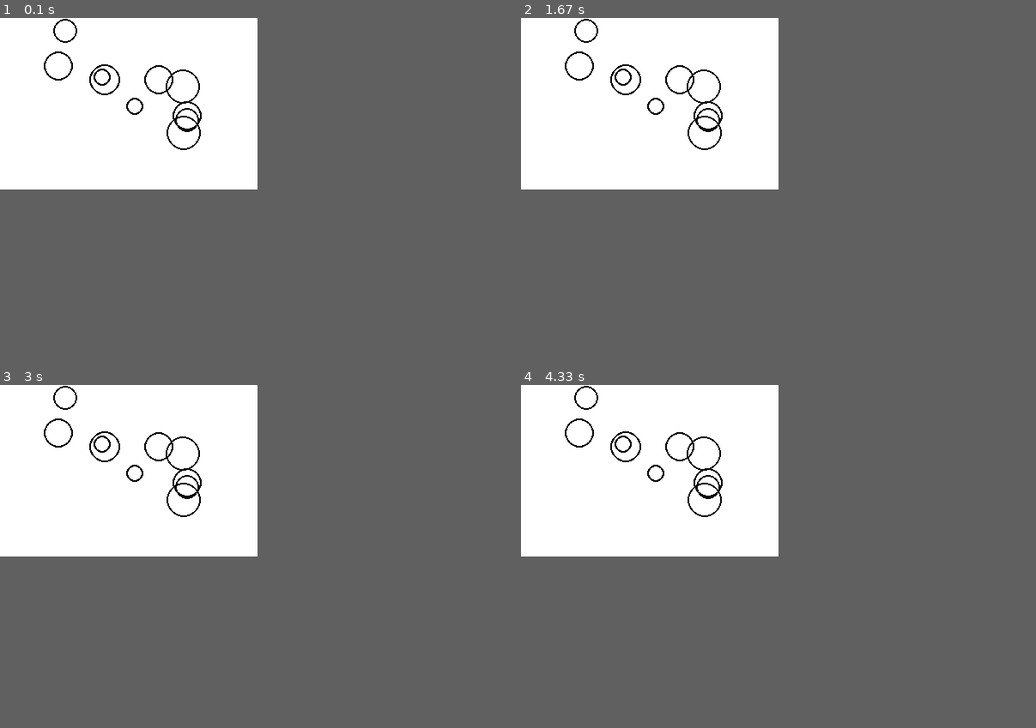
Above: before the commit, frames 1-4 (two rows, left to right).
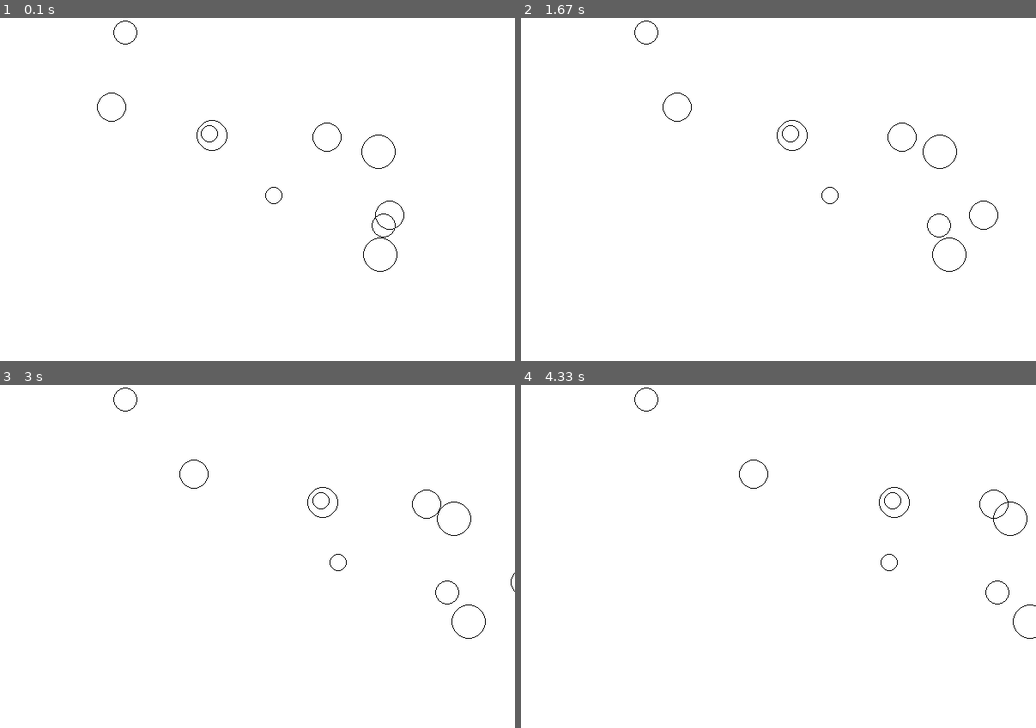
Above: after the commit, the same moments.

Repository: shantanu404/pygame-physics
Game: pygame game, started from main.py
Two runs of this game, one before a commit and one after it. Both use one fixed random seed, a clock stepped at 60 frames per second and the inputs below.
Inputs:
- Up to frame 1 (0.1 s): no input
- Up to frame 2 (1.67 s): no input
- Up to frame 3 (3 s): no input
- Up to frame 4 (4.33 s): no input
The window is 300x200 before the commit and 600x400 after it. Grey fills any space a smaller window leaves; there, only what the larger window draws over its background counts as a difference.

The runs differ from the first frame. In frame 1, 1.0% of the frame differs, in the area x 8-79%, y 0-74%; in frame 2, 1.0%; in frame 3, 1.0%; in frame 4, 1.0%.

Commit message:
Tutorial 4 - Random movement and speed

Diff:
--- a/main.py
+++ b/main.py
@@ -1,15 +1,15 @@
+import math
 import random
 import pygame
 import particle
 
 
 background_color = (255, 255, 255)
-(width, height) = (300, 200)
+(width, height) = (600, 400)
 
 def main():
 	screen = pygame.display.set_mode((width, height))
-	pygame.display.set_caption("Tutorial 3")
-	screen.fill(background_color)
+	pygame.display.set_caption("Tutorial 4")
 
 	num_particles = 10;
 	my_particles = []
@@ -18,11 +18,12 @@
 		size = random.randint(10, 20)
 		x = random.randint(size, width-size)
 		y = random.randint(size, height-size)
-		my_particles.append(particle.Particle(screen, (x, y), size))
-	for my_particle in my_particles:
-		my_particle.display()
 
-	pygame.display.flip()
+		my_particle = particle.Particle(screen, (x, y), size)
+		my_particle.speed = random.random()
+		particle.angle = random.uniform(0, math.pi*2)
+
+		my_particles.append(my_particle)
 
 	running = True
 	while running:
@@ -30,5 +31,13 @@
 			if event.type == pygame.QUIT:
 				running = False
 
+		screen.fill(background_color)
+
+		for my_particle in my_particles:
+			my_particle.move()
+			my_particle.display()
+		pygame.display.flip()
+
+
 if __name__ == '__main__':
 	main()
--- a/particle.py
+++ b/particle.py
@@ -1,4 +1,5 @@
 import pygame
+import math
 
 class Particle(object):
 	"""docstring for Particle"""
@@ -6,7 +7,12 @@
 		(self.x, self.y) = pos
 		self.size = size
 		self.color = (10, 10, 10)
-		self.thickness = 2
+		self.thickness = 1
 		self.screen = screen
+		self.speed = 0.01
+		self.angle = math.pi/2
 	def display(self):
-		pygame.draw.circle(self.screen, self.color, (self.x, self.y), self.size, self.thickness)
+		pygame.draw.circle(self.screen, self.color, (int(self.x), int(self.y)), self.size, self.thickness)
+	def move(self):
+			self.x += (math.sin(self.angle) * self.speed)
+			self.y += (math.cos(self.angle) * self.speed)
